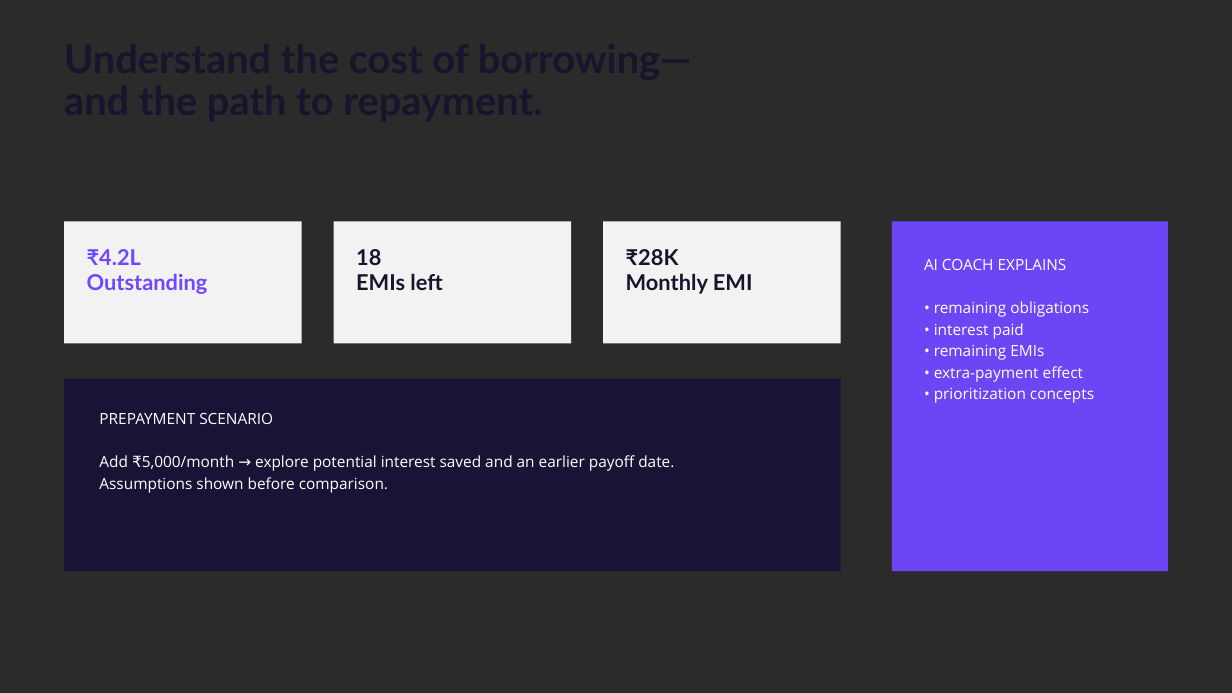
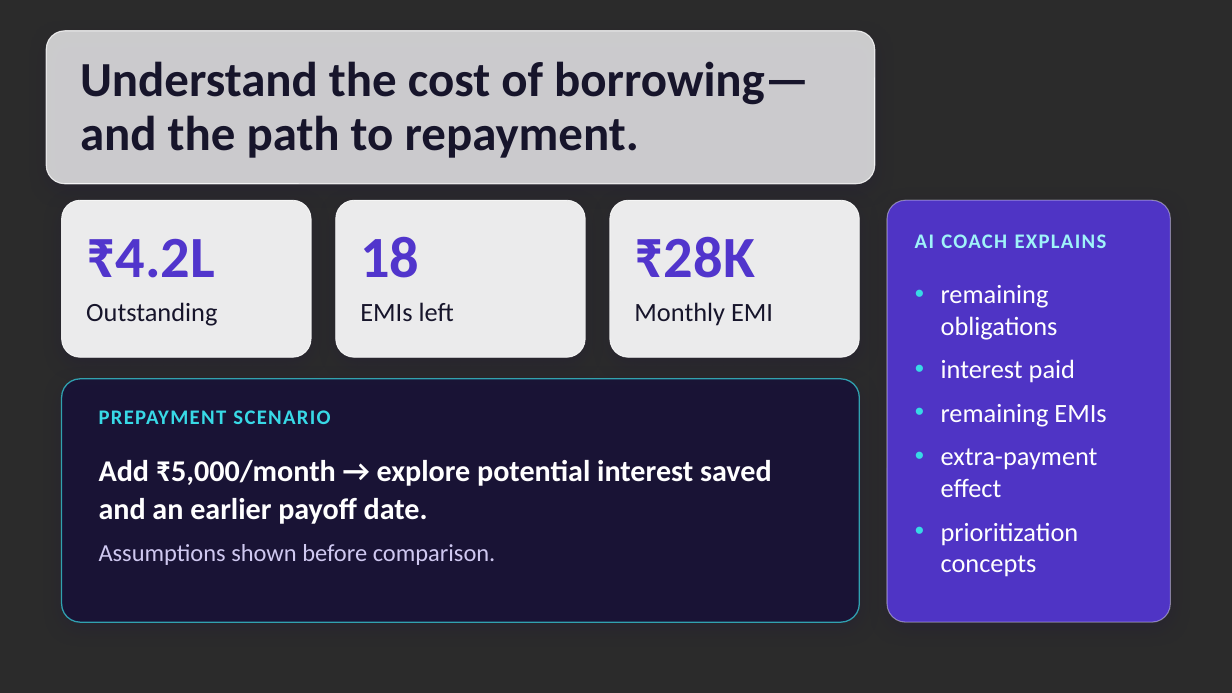
Before and after one commit to himanshichouhan25/finwise, a slide deck: slide 7 of image/FinWise AI Pitch Deck.pptx. Drawn at 1232x693 pixels with LibreOffice and Linux fonts; fonts in the diff are those of the drawing; background and template pictures are left out; a plain dark background stands for a picture behind light text. Boxes give left, top, right and bottom in pixels: in the first picture for what was removed or moved away, otherwise in the second. Text is boxed around its words. In the diff, an @@ line names an element or a change of style, - is before the commit and + after.

```diff
--- a/image/FinWise AI Pitch Deck.pptx
+++ b/image/FinWise AI Pitch Deck.pptx
@@ rounded rectangle added at (x1=46, y1=31, x2=875, y2=184), fill #FFFFFF at 76% opacity, outline #FFFFFF 1.25 pt @@
@@ text "Understand the cost of borrowing—" moved from (x1=64, y1=40, x2=1026, y2=131) to (x1=80, y1=61, x2=809, y2=158) @@
@@ text "Understand the cost of borrowing—" at (x1=80, y1=61, x2=809, y2=158): size 46.5 to 57.2 pt, font Lato to Calibri; line spacing 48.8pt to 0.92; vertical alignment top to middle @@
@@ rounded rectangle added at (x1=62, y1=200, x2=311, y2=357), fill #FFFFFF at 91% opacity, outline #FFFFFF 1 pt @@
@@ rounded rectangle added at (x1=336, y1=200, x2=585, y2=357), fill #FFFFFF at 91% opacity, outline #FFFFFF 1 pt @@
@@ rounded rectangle added at (x1=610, y1=200, x2=859, y2=357), fill #FFFFFF at 91% opacity, outline #FFFFFF 1 pt @@
@@ rounded rectangle added at (x1=887, y1=200, x2=1170, y2=622), fill #5135CC at 96% opacity, outline #FFFFFF 1.25 pt @@
@@ freeform shape removed at (x1=64, y1=221, x2=301, y2=343) @@
@@ text "₹4.2L" moved from (x1=87, y1=249, x2=208, y2=294) to (x1=86, y1=238, x2=215, y2=278) @@
@@ text "₹4.2L" at (x1=86, y1=238, x2=215, y2=278): size 25.5 to 68.2 pt, font Lato to Calibri, text colour #7047FF to #5135CC; line spacing 29.3pt to 1; vertical alignment top to middle @@
@@ freeform shape removed at (x1=334, y1=221, x2=571, y2=343) @@
@@ text added at (x1=360, y1=236, x2=419, y2=278), 68.2 pt, text #5135CC, bold @@
+18
@@ freeform shape removed at (x1=603, y1=221, x2=840, y2=343) @@
@@ text added at (x1=634, y1=236, x2=754, y2=278), 68.2 pt, text #5135CC, bold @@
+₹28K
@@ freeform shape removed at (x1=892, y1=221, x2=1168, y2=571) @@
@@ text added at (x1=915, y1=234, x2=1107, y2=248), 24.2 pt, text #9FF3F9, bold @@
+AI COACH EXPLAINS
@@ text at (x1=356, y1=249, x2=381, y2=265): paragraph removed @@
-18
@@ text at (x1=626, y1=249, x2=679, y2=265): paragraph removed @@
-₹28K
@@ text at (x1=87, y1=274, x2=208, y2=294): paragraph removed @@
-Outstanding
@@ text "EMIs left" moved from (x1=356, y1=249, x2=442, y2=290) to (x1=360, y1=302, x2=454, y2=321) @@
@@ text "EMIs left" at (x1=360, y1=302, x2=454, y2=321): size 25.5 to 30.8 pt, font Lato to Calibri, bold off; line spacing 29.3pt to 1; vertical alignment top to middle @@
@@ text "Monthly EMI" at (x1=634, y1=302, x2=773, y2=326): size 25.5 to 30.8 pt, font Lato to Calibri, bold off; line spacing 29.3pt to 1; vertical alignment top to middle @@
@@ text "Monthly EMI" moved from (x1=626, y1=249, x2=753, y2=294) to (x1=634, y1=302, x2=773, y2=326) @@
@@ text at (x1=941, y1=285, x2=1106, y2=577): text changed; size 18 to 30.8 pt; font Open Sans to Calibri @@
-AI COACH EXPLAINS
-• remaining obligations
-• interest paid
-• remaining EMIs
-• extra-payment effect
-• prioritization concepts
+• remaining obligations
+• interest paid
+• remaining EMIs
+• extra-payment effect
+• prioritization concepts
@@ text added at (x1=86, y1=302, x2=217, y2=326), 30.8 pt, text #17152B @@
+Outstanding
@@ rounded rectangle added at (x1=62, y1=379, x2=859, y2=622), fill #191336 at 95% opacity, outline #38D9E6 1.5 pt @@
@@ freeform shape removed at (x1=64, y1=379, x2=840, y2=571) @@
@@ text at (x1=99, y1=413, x2=273, y2=424): paragraph removed @@
-PREPAYMENT SCENARIO
@@ text added at (x1=99, y1=410, x2=330, y2=424), 24.2 pt, text #38D9E6, bold @@
+PREPAYMENT SCENARIO
@@ text "Add ₹5,000/month → explore potential ..." moved from (x1=99, y1=413, x2=674, y2=493) to (x1=99, y1=460, x2=772, y2=565) @@
@@ text "Add ₹5,000/month → explore potential ..." at (x1=99, y1=460, x2=772, y2=565): size 18 to 35.2 pt, bold on in "Add ₹5,000/month → explore potential interest saved ..."; font Open Sans to Calibri; size 18 to 28.6 pt, text colour #FFFFFF to #CFC8F0 in "Assumptions shown before comparison."; line spacing 25.2pt to 1.05; line spacing 25.2pt to 1; more space between paragraphs @@
```
Also in this commit, not shown: 10 other slides changed, 1 slide added, 1 slide removed, 18 other files.
